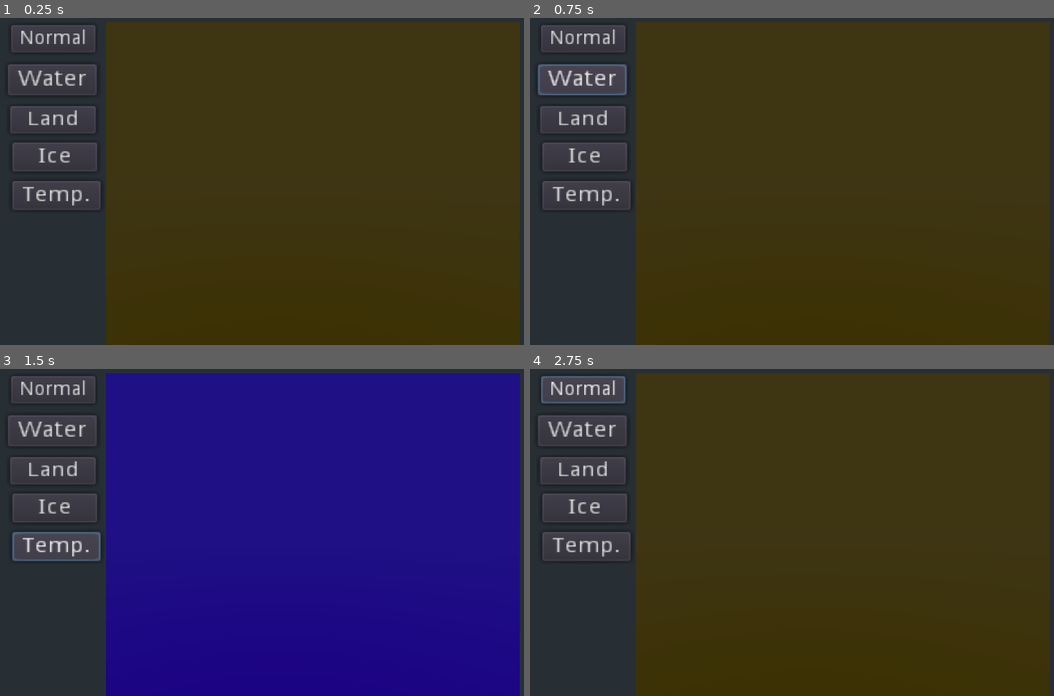
Above: before the commit, frames 1-4 (two rows, left to right).
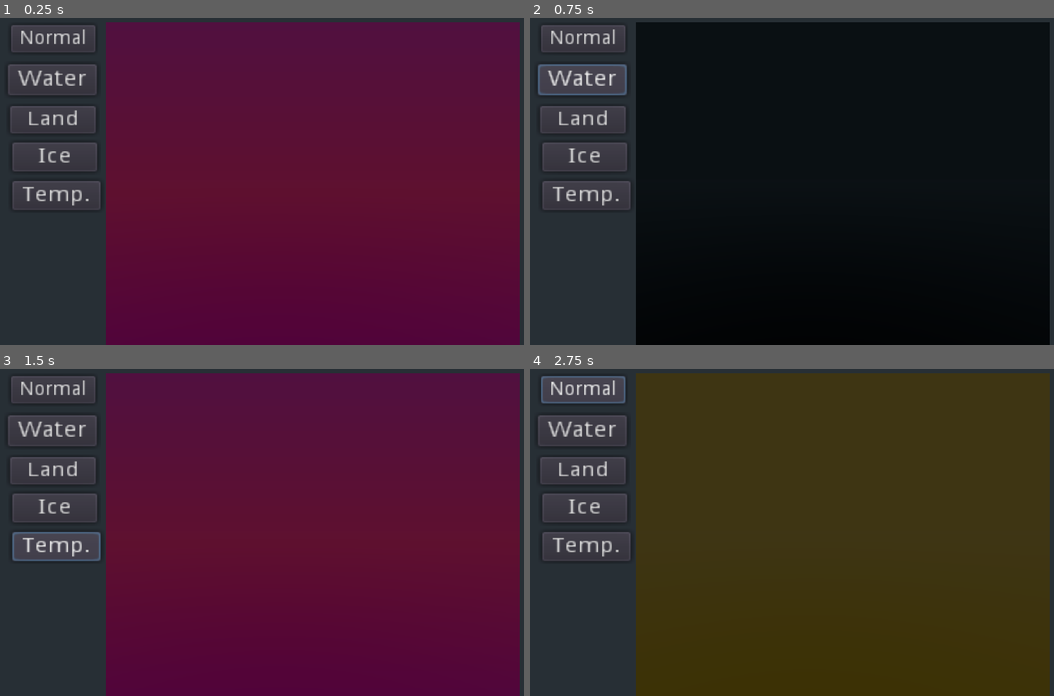
Above: after the commit, the same moments.

Repository: nestorac/earth
Game: Godot game, scene res://Globe.tscn
The game is run twice, just before and just after one commit, with the same random seed, the same clock (stepped at 60 frames per second) and the same inputs.
Inputs:
- Up to frame 1 (0.25 s): no input
- Up to frame 2 (0.75 s): click "Water" at 0.5 s
- Up to frame 3 (1.5 s): click "Temp." at 1.25 s
- Up to frame 4 (2.75 s): click "Normal" at 2 s

The runs differ from the first frame. In frame 1, 78% of the frame differs, in the area x 20-100%, y 1-100%; in frame 2, 78%; in frame 3, 78%; in frame 4, nothing differs.
Error before the commit: Invalid get index 'WATER' (on base: 'Node (GlobalVars.gd)'). (res://Scripts/UImenu.gd:21)

Commit message:
Now, temperature is correct.

Diff:
--- a/Scripts/Square.gd
+++ b/Scripts/Square.gd
@@ -24,6 +24,9 @@
 var down
 var left
 var right
+
+var coord_x
+var coord_y
 
 var escaque = Vector2(0,0)
 
@@ -87,10 +90,16 @@
 	color = Color(ice_depth*0.15, ice_depth*1, ice_depth*1)
 	material.albedo_color = color
 
+
+func get_square_temp_color(temp_c):
+	return Color((temperature_celsius+100)/200.0, 0, 1.0-(temperature_celsius+100)/200.0)
+
+
 func draw_square_temp():
 	var material = get_surface_material(0)
 
 	color = Color((temperature_celsius+100)/200.0, 0, 1.0-(temperature_celsius+100)/200.0)
+#	color = get_square_temp_color(temperature_celsius)
 
 	material.albedo_color = color
 
--- a/Scripts/UImenu.gd
+++ b/Scripts/UImenu.gd
@@ -18,7 +18,7 @@
 
 func _on_BtWater_button_up():
 	var mmi = $"../World"
-	mmi.set_layer(GlobalVars.WATER)
+	mmi.set_layer(GlobalVars.layer.WATER)
 	for square in mmi.get_children():
 		square.draw_square_water()
 
@@ -37,15 +37,15 @@
 		square.draw_square_ice()
 
 
+func _on_BtTemp_button_up():
+	var mmi = $"../World"
+	mmi.set_layer(GlobalVars.layer.TEMP)
+	for square in mmi.get_children():
+		square.draw_square_temp()
+
+
 func _on_BtNormal_button_up():
 	var mmi = $"../World"
 	mmi.set_layer(GlobalVars.layer.NONE)
 	for square in mmi.get_children():
 		square.draw_square()
-
-
-func _on_BtTemp_button_up():
-	var mmi = $"../World"
-	mmi.set_layer(GlobalVars.layer.TEMP)
-	for square in mmi.get_children():
-		square.draw_square()
--- a/Scripts/World.gd
+++ b/Scripts/World.gd
@@ -22,12 +22,32 @@
 ##			squares[i][j].set_terrain(WATER)
 
 
+func init_temp_c():
+	var equator = round(height / 2.0)
+
+	var squares = get_children()
+
+	for square in squares:
+		var coord_y = square.coord_y
+#		var coord_x = square.coord_x
+
+		square.temperature_celsius = -abs(coord_y - equator) + 50.0
+
+		square.draw_square_temp()
+
+
+func test():
+	for i in get_children():
+		print (i.temperature_celsius)
+
 # iterate: perform the necessary steps to advance time by 1 day
 func next_turn():
+	pass
 	# Calculate individual temperature
-	for child in get_children():
-		child.compute_temp_celsius()
-		child.draw_square()
+#	for child in get_children():
+#		child.compute_temp_celsius()
+#		child.draw_square()
+
 
 
 func set_layer(_layer):
@@ -150,6 +170,8 @@
 			square_instance.escaque_label.text = str(i) + " " + str(j)
 			square_instance.transform.origin = Vector3(i,0,j)
 			square_instance.set_name("test_" + str(i) + "_" + str(j))
+			square_instance.coord_x = i
+			square_instance.coord_y = j
 
 
 	for i in range(width):
@@ -171,3 +193,6 @@
 			else:
 				right = null
 			square_instance.set_neighbors(up, down, left, right)
+
+	init_temp_c()
+	test()
